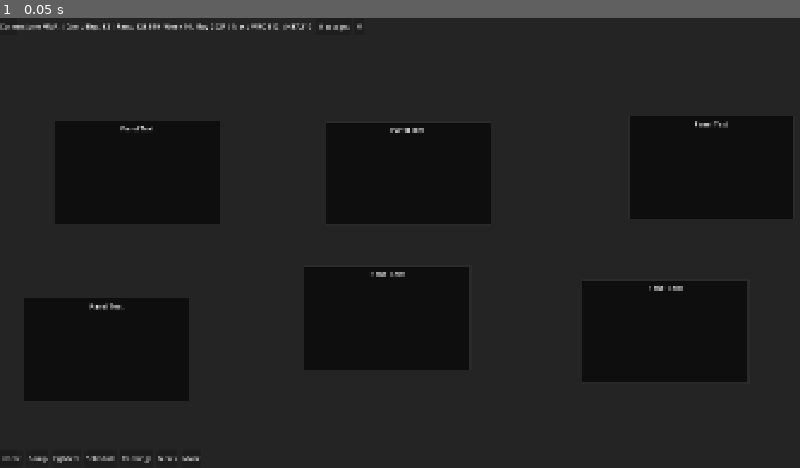
Above: before the commit, frame 1.
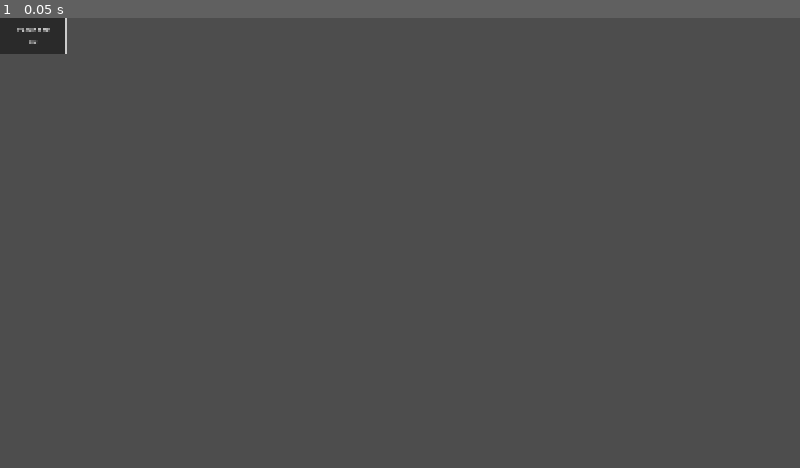
Above: after the commit, the same moment.

Repository: purepainsugar/MMA-Dynasty
Game: Godot game, scene res://Scenes/UI/StatCard.tscn
Same seed, same stepped clock (60 frames per second), same inputs: the game is played once before the commit and once after it. Before the commit the project starts from res://Scenes/UI/Dashboard.tscn.
Inputs:
- Up to frame 1 (0.05 s): no input

The runs differ from the first frame. In frame 1, 99% of the frame differs, in the area x 0-100%, y 0-100%.

Commit message:
Sprint 1 Session 9 - Created StatCard component

Diff:
--- /dev/null
+++ b/Scenes/UI/StatCard.tscn
@@ -0,0 +1,38 @@
+[gd_scene format=3 uid="uid://co8j3y8hotuhv"]
+
+[sub_resource type="StyleBoxFlat" id="StyleBoxFlat_gf7e2"]
+bg_color = Color(0.16470589, 0.16470589, 0.16470589, 1)
+border_width_left = 2
+border_width_top = 2
+border_width_right = 2
+border_width_bottom = 2
+corner_detail = 1
+
+[node name="StatCard" type="Panel" unique_id=221990411]
+custom_minimum_size = Vector2(160, 90)
+offset_top = -2.0
+offset_right = 160.0
+offset_bottom = 88.0
+theme_override_styles/panel = SubResource("StyleBoxFlat_gf7e2")
+
+[node name="Margin" type="MarginContainer" parent="." unique_id=1426465537]
+layout_mode = 1
+anchors_preset = 15
+anchor_right = 1.0
+anchor_bottom = 1.0
+grow_horizontal = 2
+grow_vertical = 2
+
+[node name="Stack" type="VBoxContainer" parent="Margin" unique_id=513195875]
+layout_mode = 2
+alignment = 1
+
+[node name="TitleLabel" type="Label" parent="Margin/Stack" unique_id=630348692]
+layout_mode = 2
+text = "CAMP REP"
+horizontal_alignment = 1
+
+[node name="ValueLabel" type="Label" parent="Margin/Stack" unique_id=1117903376]
+layout_mode = 2
+text = "82"
+horizontal_alignment = 1
--- a/project.godot
+++ b/project.godot
@@ -11,7 +11,7 @@
 [application]
 
 config/name="MMA Dynasty"
-run/main_scene="uid://bs1fuvc7sc1ed"
+run/main_scene="uid://co8j3y8hotuhv"
 config/features=PackedStringArray("4.7", "GL Compatibility")
 config/icon="res://icon.svg"
 
Not shown, changed: .DS_Store
